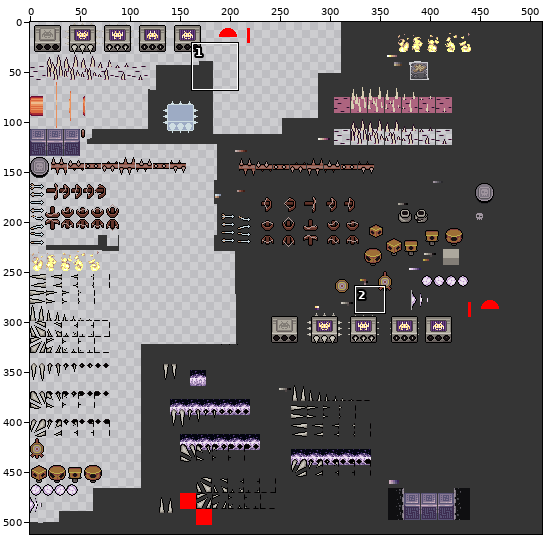
Sprite sheet -- res/enemies.png. Above: a wide view before the commit, with the close-up outlined.
Close-up. First the earlier version:
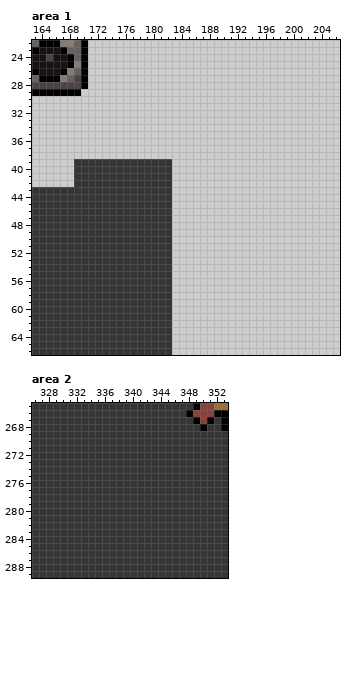
The file is 512x512 pixels. Colours within 5 levels of each other are drawn and written as one. Shown: area 1: x 163..206, y 22..66; area 2: x 326..353, y 265..289.
New version:
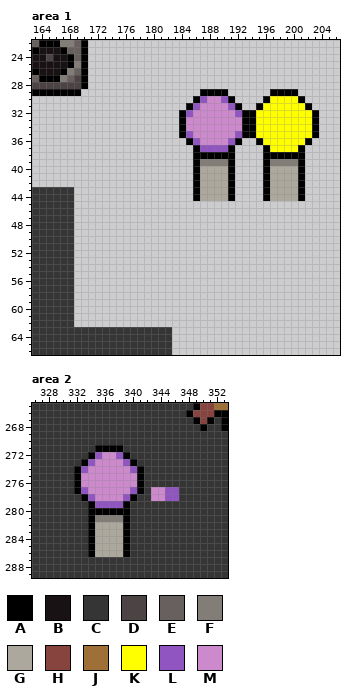
Palette (. is transparent): A #000000  B #191214  C #353535  D #4c4444  E #68605e  F #827d76  G #ada89d  H #87443e  J #9e6f37  K #ffff00  L #9055c1  M #cc8acc
The exact change:
Area 1:
The edit adds colour A in row 29 at x 187 to 190 and 197 to 200; in row 30 at x 186, 191, 196 and 201; in row 31 at x 185, 192, 195 and 202; in rows 32 to 35 at x 184, 193 to 194 and 203; in row 36 at x 185, 192, 195 and 202; in row 37 at x 186, 191, 196 and 201.
The edit adds colour A in row 38 at x 186 to 191 and 196 to 201; in rows 39 to 44 at x 186, 191, 196 and 201.
The edit adds colour F in row 39 at x 187 to 190 and 197 to 200.
The edit adds colour G in rows 40 to 44 at x 187 to 190 and 197 to 200.
The edit adds colour K in row 30 at x 197 to 200; in row 31 at x 196 to 201; in rows 32 to 35 at x 195 to 202; in row 36 at x 196 to 201; in row 37 at x 197 to 200.
The edit adds colour L in row 30 at x 187 and 190; in row 31 at x 186 and 191; in row 32 at x 185 and 192; in row 35 at x 185 and 192; in row 36 at x 186 and 191; in row 37 at x 187 to 190.
The edit adds colour M in row 30 at x 188 to 189; in row 31 at x 187 to 190; in row 32 at x 186 to 191; in rows 33 to 34 at x 185 to 192; in row 35 at x 186 to 191; in row 36 at x 187 to 190.
The edit erases colour C in rows 39 to 62 at x 169 to 182.
Area 2:
Colour C gives way to colour A in row 271 at x 335 to 338; in row 272 at x 334 and 339; in row 273 at x 333 and 340; in rows 274 to 277 at x 332 and 341; in row 278 at x 333 and 340; in row 279 at x 334 and 339.
Colour C gives way to colour A in row 280 at x 334 to 339; in rows 281 to 286 at x 334 and 339.
Colour C gives way to colour F in row 281 at x 335 to 338.
Colour C gives way to colour G in rows 282 to 286 at x 335 to 338.
Colour C gives way to colour L in row 272 at x 335 and 338; in row 273 at x 334 and 339; in row 274 at x 333 and 340; in row 277 at x 333, 340 and 345 to 346; in row 278 at x 334, 339 and 345 to 346; in row 279 at x 335 to 338.
Colour C gives way to colour M in row 272 at x 336 to 337; in row 273 at x 335 to 338; in row 274 at x 334 to 339; in rows 275 to 276 at x 333 to 340; in row 277 at x 334 to 339 and 343 to 344; in row 278 at x 335 to 338 and 343 to 344.
Pixel boxes of the changes (left, top, right, bottom) in both close-ups:
changed: (74, 89, 319, 327)
changed: (74, 445, 179, 557)
